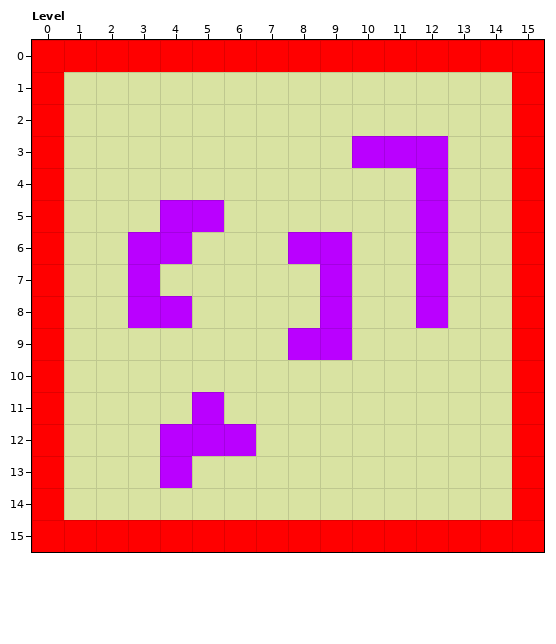
An edit to a level. LDtk project, Assets/Resources/Voxel.ldtk. Above is the file before it was changed.
Cells are 16x16 px. Shown: Level x 0..15, y 0..15. The commit also changed other parts of the map, which this record leaves out.
The result:
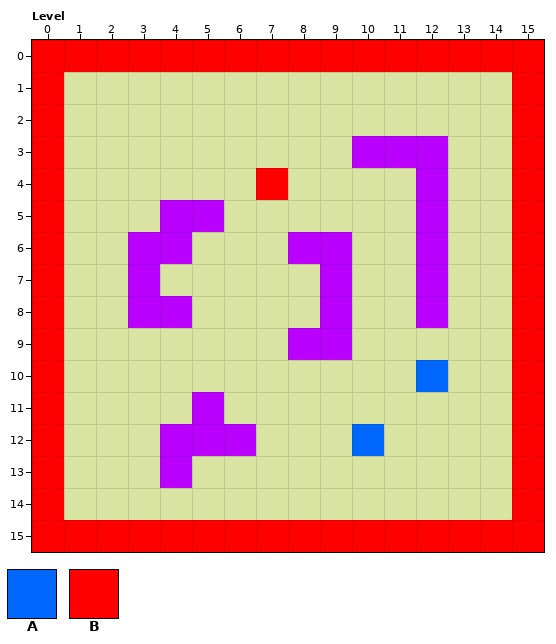
Key: from "Enemy": A 1 "Duck", B 3 "Weapon".
_ is an empty cell.
Edits made:
Changed rows in their new state; . is an unchanged cell.
Layer "Enemy":
first column x 7:
 4 B
first column x 10:
10 ..A
12 A..
Changed places in both pictures, as pixel boxes (x1, y1, x2, y2):
added: (256, 168, 288, 200)
added: (416, 360, 448, 392)
added: (352, 424, 384, 456)
